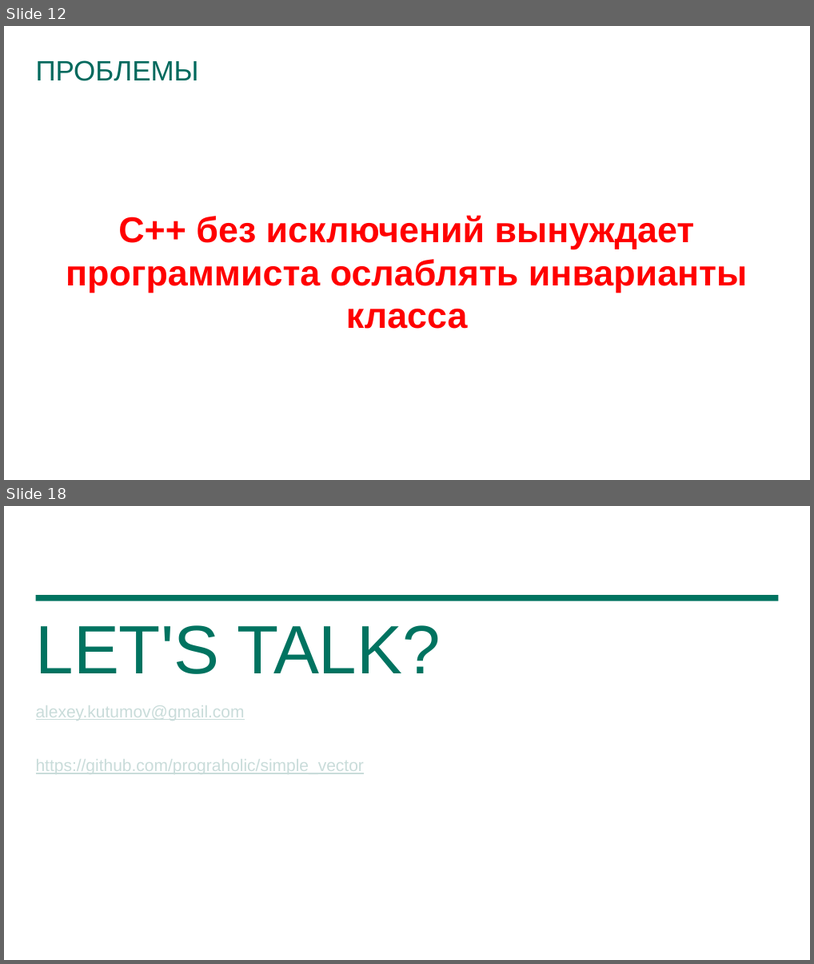
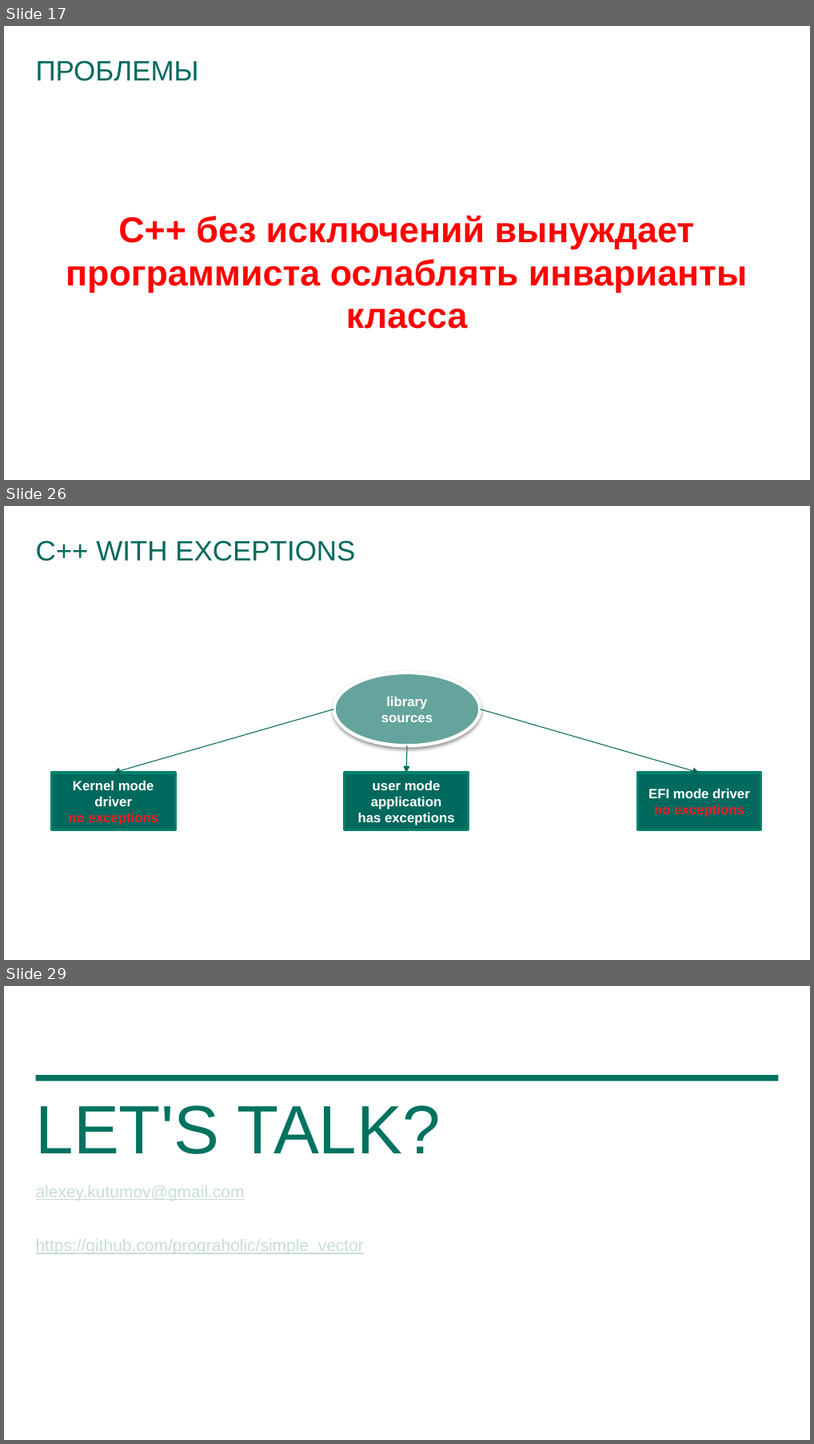
Before and after one commit to prograholic/prograholic.github.io, a slide deck: cpp_russia_2017_24_02_2017/24.02.2017_kutumov.pptx. Shown one above the other, each under a label of ours: slides 12 and 18 before the commit, slides 17, 26 and 29 after it; the slides between them are not shown. The pictures are 814x964 and 814x1444 pixels, drawn with LibreOffice and Linux fonts; fonts in the diff are those of the drawing; background and template pictures are left out. Boxes give left, top, right and bottom in pixels: in the first picture for what was removed or moved away, otherwise in the second. Text is boxed around its words. In the diff, an @@ line names an element or a change of style, - is before the commit and + after.

```diff
--- a/cpp_russia_2017_24_02_2017/24.02.2017_kutumov.pptx
+++ b/cpp_russia_2017_24_02_2017/24.02.2017_kutumov.pptx
@@ slide 26 added at (4, 506, 810, 960), background #FFFFFF @@
@@ title added at (36, 540, 355, 561), 25 pt, text #00695D @@
+C++ WITH EXCEPTIONS
@@ ellipse added at (334, 672, 480, 745), fill #65A49C, outline #FFFFFF 3 pt, 12 pt, text #FFFFFF, bold @@
+library sources
@@ arrow added from (334, 709) to (114, 772), #00675B 0.75 pt @@
@@ arrow added from (481, 709) to (700, 772), #00675B 0.75 pt @@
@@ arrow added from (407, 745) to (406, 772), #00675B 0.75 pt @@
@@ rectangle added at (51, 772, 176, 829), fill #00695D, outline #00826C 2.25 pt, 12 pt, text #FFFFFF, bold @@
+Kernel mode driver
+no exceptions
@@ rectangle added at (344, 772, 469, 829), fill #00695D, outline #00826C 2.25 pt, 12 pt, text #FFFFFF, bold @@
+user mode application
+has exceptions
@@ rectangle added at (638, 772, 762, 829), fill #00695D, outline #00826C 2.25 pt, 12 pt, text #FFFFFF, bold @@
+EFI mode driver
+no exceptions
@@ what was slide 12 is now slide 17 @@
@@ what was slide 18 is now slide 29 @@
```
Also in this commit, not shown: 6 slides changed, 10 other slides added, 2 other files.
